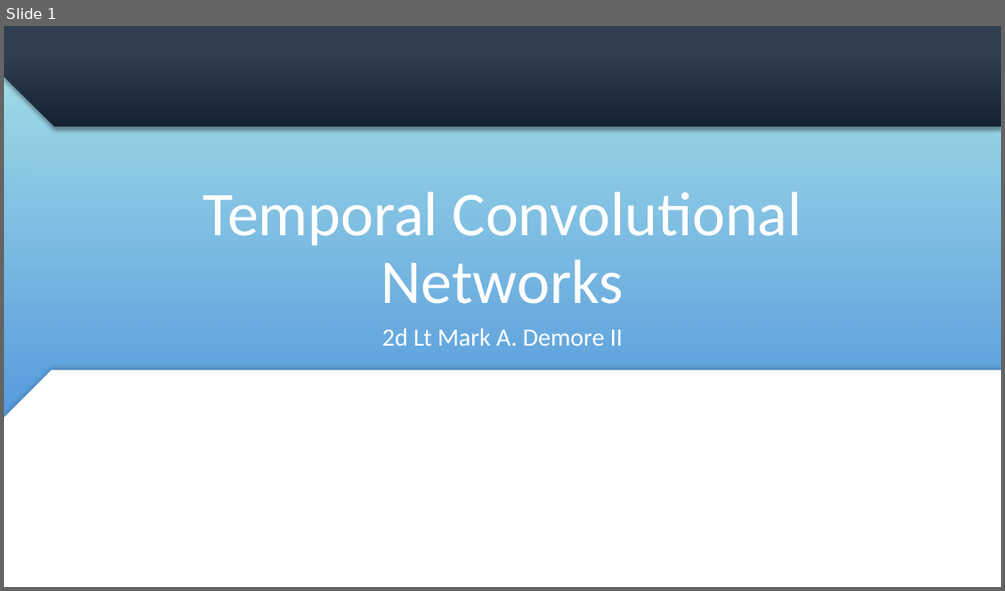
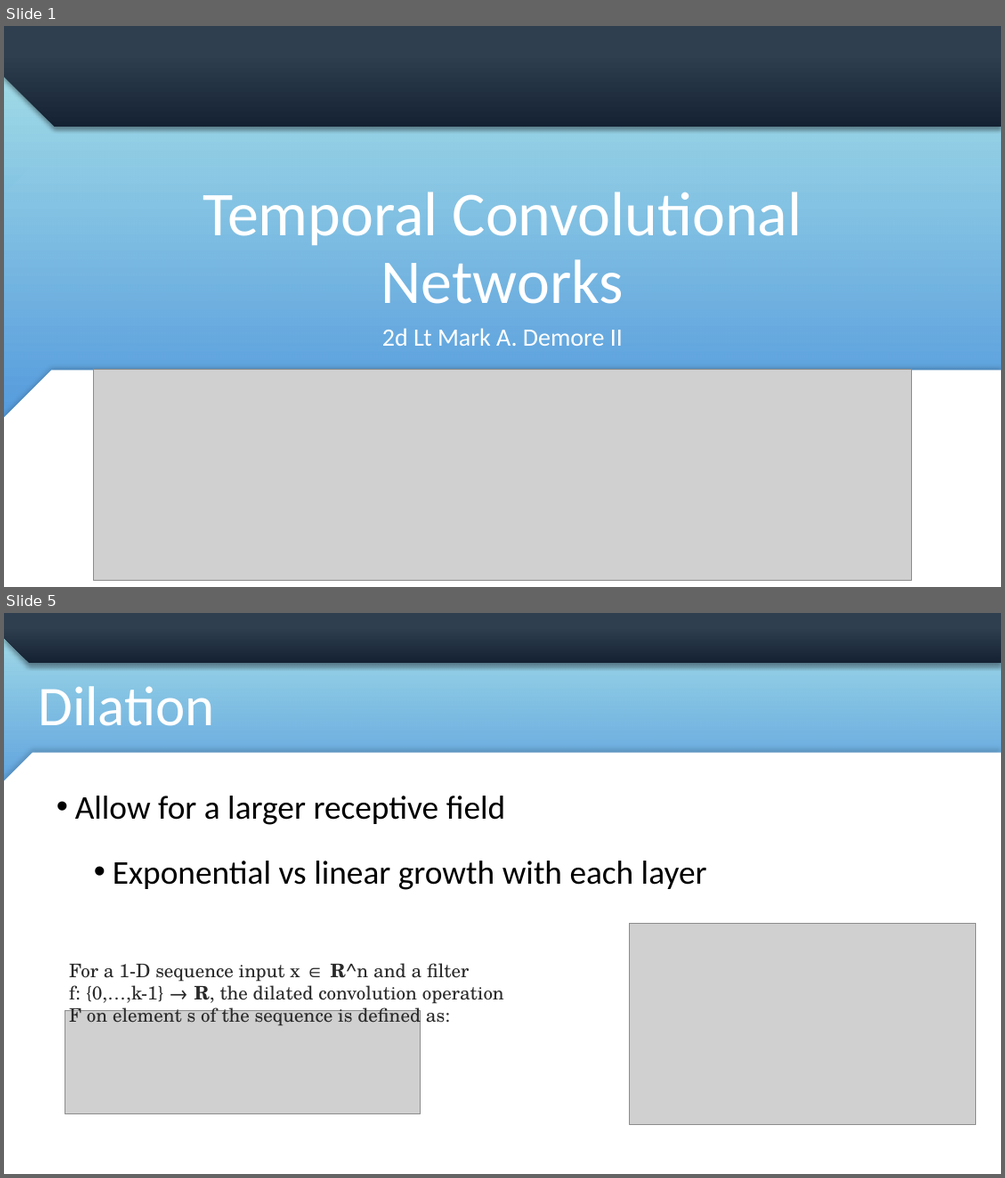
Before and after one commit to mdemore2/CSCE823, a slide deck: Student Lecture/Demore_TCN_Lecture.pptx. Shown one above the other, each under a label of ours: slide 1 before the commit, slides 1 and 5 after it; the slides between them are not shown. The pictures are 1005x591 and 1005x1178 pixels, drawn with LibreOffice and Linux fonts; fonts in the diff are those of the drawing; grey boxes stand for pictures; background and template pictures are left out; a plain dark background stands for a picture behind light text. Boxes give left, top, right and bottom in pixels: in the first picture for what was removed or moved away, otherwise in the second. Text is boxed around its words. In the diff, an @@ line names an element or a change of style, - is before the commit and + after.

```diff
--- a/Student Lecture/Demore_TCN_Lecture.pptx
+++ b/Student Lecture/Demore_TCN_Lecture.pptx
@@ slide 5 added at box(4, 613, 1001, 1174), background picture (left out); not listed: 4 template elements that a slide beside it also shows @@
@@ title added at box(38, 686, 215, 726), 54 pt, text #FFFFFF @@
+Dilation
@@ text added at box(75, 795, 707, 890), 32 pt, text #000000 @@
+• Allow for a larger receptive field
+  • Exponential vs linear growth with each layer
@@ picture added at box(630, 924, 975, 1124) @@
@@ text added at box(69, 963, 504, 1028), 18 pt, text #292929 @@
+For a 1-D sequence input x ∈ R^n and a filter
+f: {0,…,k-1} → R, the dilated convolution operation F on element s of the sequence is defined as:
@@ picture added at box(65, 1011, 420, 1114) @@
@@ slide 1 changed as well @@
@@ picture added at box(94, 370, 912, 580) @@
```
Also in this commit, not shown: 1 other slide changed, 8 other slides added.
